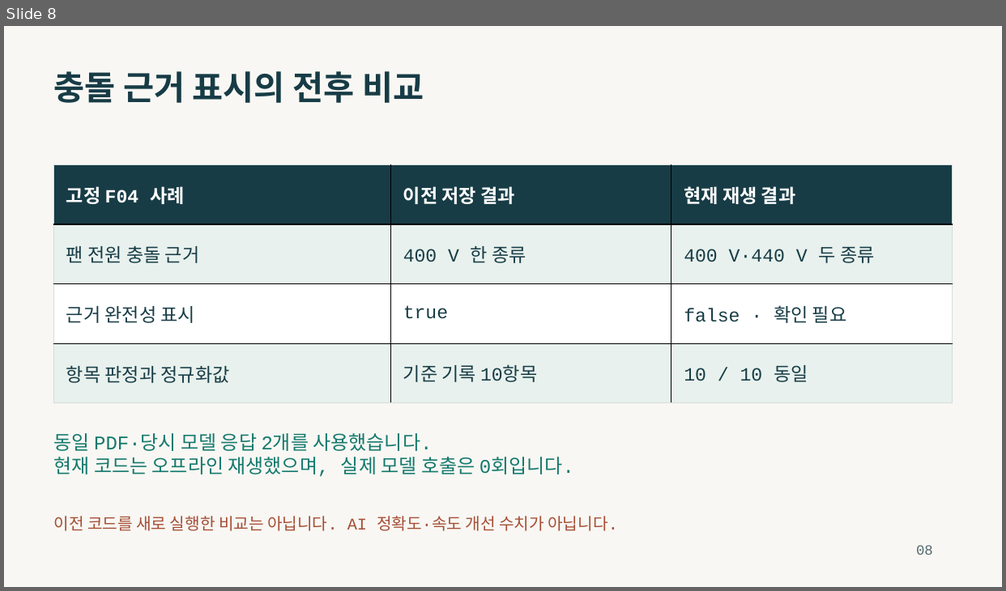
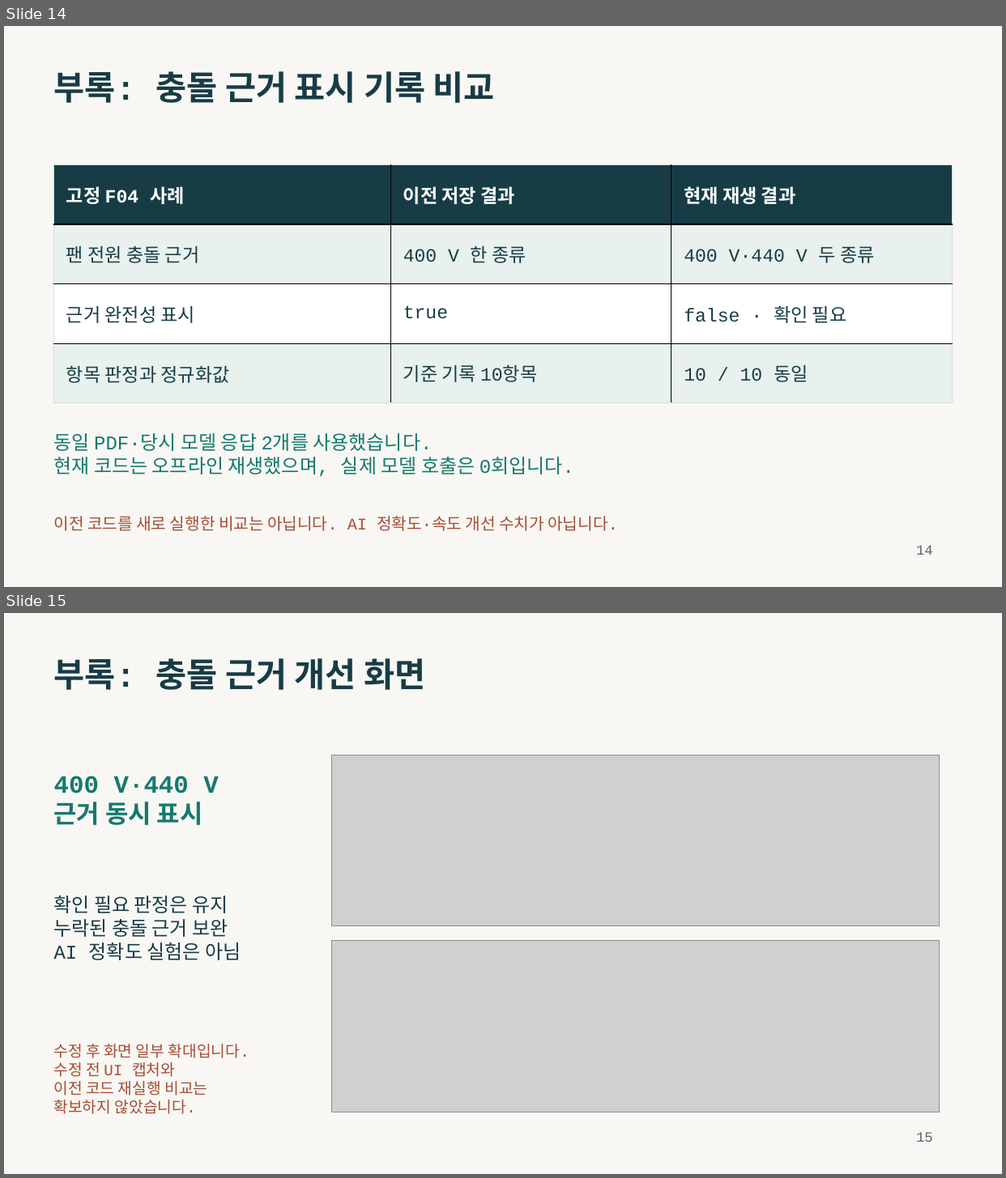
Before and after one commit to seogdo/transformer-spec-review, a slide deck: output/presentations/transformer-spec-review-presentation.pptx. Shown one above the other, each under a label of ours: slide 8 before the commit, slides 14 and 15 after it. The pictures are 1006x591 and 1006x1178 pixels, drawn with LibreOffice and Linux fonts; fonts in the diff are those of the drawing; grey boxes stand for pictures. Boxes give left, top, right and bottom in pixels: in the first picture for what was removed or moved away, otherwise in the second. Text is boxed around its words. In the diff, an @@ line names an element or a change of style, - is before the commit and + after.

```diff
--- a/output/presentations/transformer-spec-review-presentation.pptx
+++ b/output/presentations/transformer-spec-review-presentation.pptx
@@ slide 15 added at (x1=4, y1=613, x2=1002, y2=1174), background #F8F7F3 @@
@@ text added at (x1=54, y1=658, x2=425, y2=690), 32.2 pt, text #173C46, bold @@
+부록: 충돌 근거 개선 화면
@@ picture added at (x1=332, y1=756, x2=940, y2=926) @@
@@ text added at (x1=54, y1=776, x2=218, y2=825), 24 pt, text #15796D, bold @@
+400 V·440 V
+근거 동시 표시
@@ text added at (x1=54, y1=896, x2=241, y2=960), 18.8 pt, text #173C46 @@
+확인 필요 판정은 유지
+누락된 충돌 근거 보완
+AI 정확도 실험은 아님
@@ picture added at (x1=332, y1=941, x2=940, y2=1112) @@
@@ text added at (x1=54, y1=1044, x2=249, y2=1114), 15 pt, text #A54E35 @@
+수정 후 화면 일부 확대입니다.
+수정 전 UI 캡처와
+이전 코드 재실행 비교는
+확보하지 않았습니다.
@@ text added at (x1=916, y1=1132, x2=933, y2=1142), 13.5 pt, text #53676D @@
+15
@@ what was slide 8 is now slide 14 @@
@@ slide 14 changed as well @@
@@ text at (x1=54, y1=71, x2=495, y2=103): text changed @@
-충돌 근거 표시의 전후 비교
+부록: 충돌 근거 표시 기록 비교
@@ text at (x1=916, y1=545, x2=933, y2=555): text changed @@
-08
+14
```
Also in this commit, not shown: 14 other slides changed, 1 other slide added, 8 other files.
